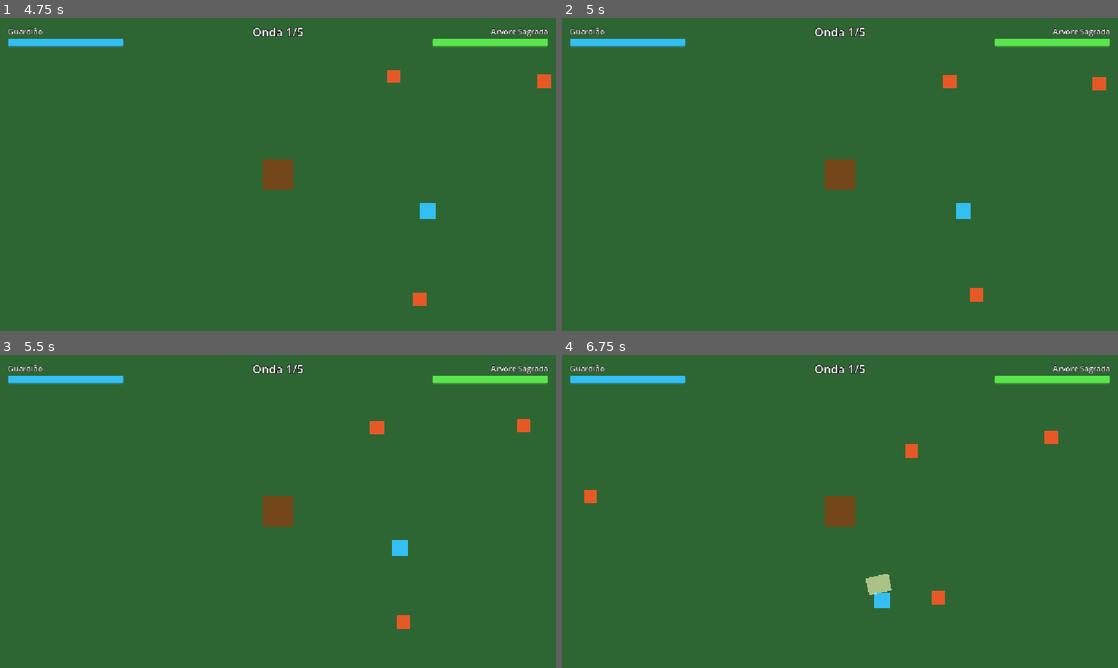
Above: before the commit, frames 1-4 (two rows, left to right).
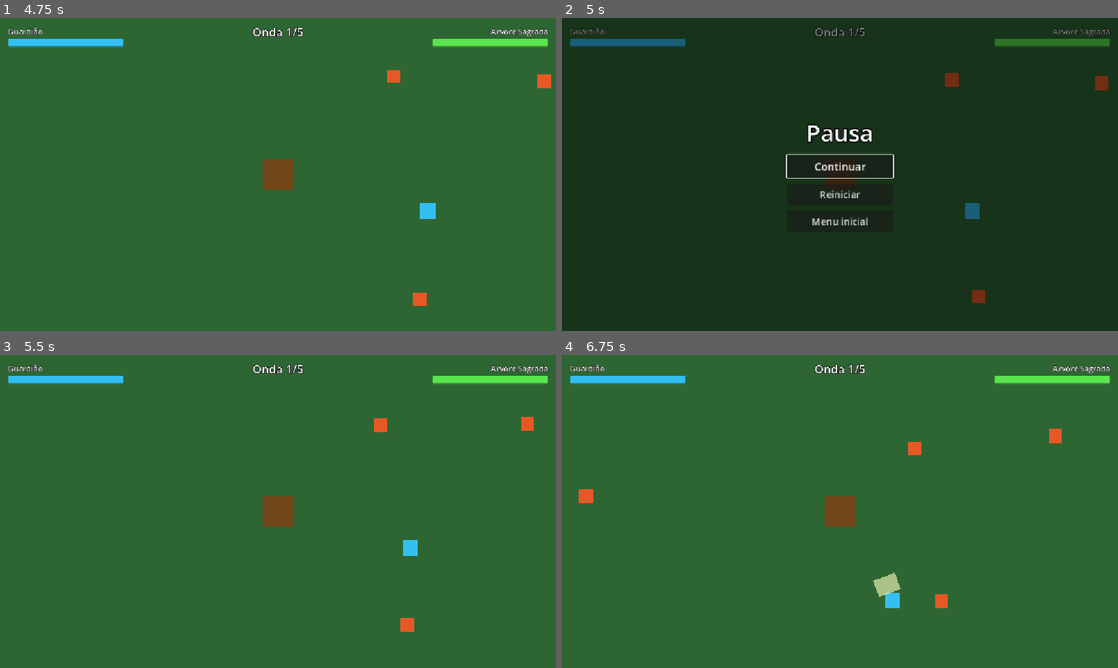
Above: after the commit, the same moments.

Repository: elian-sss/sentinela
Game: Godot game, scene res://cenas/telas/TelaInicial.tscn
The game is run twice, just before and just after one commit, with the same random seed, the same clock (stepped at 60 frames per second) and the same inputs.
Inputs (mouse positions are in pixels of both pictures, inside the frame that each line leads up to):
- Up to frame 1 (4.75 s): click "Jogar" at 0.5 s; tap Enter at 1.25 s; move the mouse to (400, 158) at 1.27 s; hold D (mover_direita) 1.28-2.03 s; hold R (reiniciar) 1.28-2.03 s; click (400, 158) at 1.42 s; move the mouse to (166, 190) at 2.02 s; hold S (mover_baixo) 2.03-2.78 s; click (166, 190) at 2.1 s; tap R (reiniciar) at 2.3, 3.6 s; move the mouse to (333, 105) at 2.77 s; hold D (mover_direita) 2.78-3.53 s; hold R (reiniciar) 2.78-3.53 s; tap Space (dash) at 2.85 s; click (333, 105) at 2.92 s; move the mouse to (250, 237) at 3.52 s; hold W (mover_cima) 3.53-4.28 s; click (250, 237) at 3.67 s; move the mouse to (444, 221) at 4.27 s; hold A (mover_esquerda) from 4.28 s (still down); hold R (reiniciar) from 4.28 s (still down); click (444, 221) at 4.42 s
- Up to frame 2 (5 s): keep holding A (mover_esquerda); keep holding R (reiniciar); tap Escape (pausar, bound only after the commit) at 4.9 s
- Up to frame 3 (5.5 s): release A (mover_esquerda) at 5 s; release R (reiniciar) at 5 s; click (278, 502) at 5 s, where only the run after the commit has a clickable "Continuar"
- Up to frame 4 (6.75 s): move the mouse to (673, 464) at 5.77 s; hold A (mover_esquerda) 5.78-6.53 s; click (673, 464) at 5.85 s; tap R (reiniciar) at 6.05 s; move the mouse to (867, 511) at 6.52 s; hold S (mover_baixo) from 6.53 s (still down); hold R (reiniciar) from 6.53 s (still down); tap Space (dash) at 6.6 s; click (867, 511) at 6.67 s

Frame 1 is identical in both runs. In frame 2, 100% of the frame differs, in the area x 0-100%, y 0-100%; in frame 3, 0.4%; in frame 4, 0.7%.

Commit message:
Adiciona pausa com Esc e botões Continuar, Reiniciar e Menu inicial

Diff:
--- a/cenas/arena/Arena.tscn
+++ b/cenas/arena/Arena.tscn
@@ -6,6 +6,7 @@
 [ext_resource type="Script" uid="uid://du82jsmy3j8s1" path="res://cenas/jogo/gerente_do_jogo.gd" id="4_gerente"]
 [ext_resource type="PackedScene" path="res://cenas/hud/HUD.tscn" id="5_hud"]
 [ext_resource type="PackedScene" path="res://cenas/telas/TelaFimDePartida.tscn" id="6_tela_fim"]
+[ext_resource type="PackedScene" path="res://cenas/telas/TelaPausa.tscn" id="7_tela_pausa"]
 
 [node name="Arena" type="Node2D" unique_id=560938052]
 
@@ -42,3 +43,5 @@
 
 [node name="TelaFimDePartida" parent="." unique_id=1592875656 node_paths=PackedStringArray("gerente_do_jogo") instance=ExtResource("6_tela_fim")]
 gerente_do_jogo = NodePath("../GerenteDoJogo")
+
+[node name="TelaPausa" parent="." instance=ExtResource("7_tela_pausa")]
--- a/cenas/heroi/golpe.gd
+++ b/cenas/heroi/golpe.gd
@@ -9,7 +9,7 @@
 func _ready() -> void:
 	body_entered.connect(_ao_tocar)
 	area_entered.connect(_ao_tocar) # o fogo é uma área, não um corpo
-	get_tree().create_timer(duracao).timeout.connect(queue_free)
+	get_tree().create_timer(duracao, false).timeout.connect(queue_free)
 
 
 func _ao_tocar(alvo: Node2D) -> void:
--- /dev/null
+++ b/cenas/telas/TelaPausa.tscn
@@ -0,0 +1,57 @@
+[gd_scene load_steps=2 format=3]
+
+[ext_resource type="Script" path="res://cenas/telas/tela_pausa.gd" id="1_tela_pausa"]
+
+[node name="TelaPausa" type="CanvasLayer"]
+process_mode = 3
+layer = 5
+script = ExtResource("1_tela_pausa")
+
+[node name="Escurecer" type="ColorRect" parent="."]
+anchors_preset = 15
+anchor_right = 1.0
+anchor_bottom = 1.0
+grow_horizontal = 2
+grow_vertical = 2
+color = Color(0, 0, 0, 0.5)
+
+[node name="Centro" type="CenterContainer" parent="."]
+anchors_preset = 15
+anchor_right = 1.0
+anchor_bottom = 1.0
+grow_horizontal = 2
+grow_vertical = 2
+mouse_filter = 2
+
+[node name="Caixa" type="VBoxContainer" parent="Centro"]
+layout_mode = 2
+theme_override_constants/separation = 12
+
+[node name="Titulo" type="Label" parent="Centro/Caixa"]
+layout_mode = 2
+theme_override_colors/font_outline_color = Color(0, 0, 0, 1)
+theme_override_constants/outline_size = 10
+theme_override_font_sizes/font_size = 48
+text = "Pausa"
+horizontal_alignment = 1
+
+[node name="BotaoContinuar" type="Button" parent="Centro/Caixa"]
+custom_minimum_size = Vector2(220, 48)
+layout_mode = 2
+size_flags_horizontal = 4
+theme_override_font_sizes/font_size = 22
+text = "Continuar"
+
+[node name="BotaoReiniciar" type="Button" parent="Centro/Caixa"]
+custom_minimum_size = Vector2(220, 44)
+layout_mode = 2
+size_flags_horizontal = 4
+theme_override_font_sizes/font_size = 20
+text = "Reiniciar"
+
+[node name="BotaoMenu" type="Button" parent="Centro/Caixa"]
+custom_minimum_size = Vector2(220, 44)
+layout_mode = 2
+size_flags_horizontal = 4
+theme_override_font_sizes/font_size = 20
+text = "Menu inicial"
--- /dev/null
+++ b/cenas/telas/tela_pausa.gd
@@ -0,0 +1,46 @@
+extends CanvasLayer
+## Pausa com Esc. Só abre se o jogo não estiver pausado por outro motivo (ex.: tela de vitória/derrota).
+
+const CENA_MENU: String = "res://cenas/telas/TelaInicial.tscn"
+
+@onready var _botao_continuar: Button = $Centro/Caixa/BotaoContinuar
+@onready var _botao_reiniciar: Button = $Centro/Caixa/BotaoReiniciar
+@onready var _botao_menu: Button = $Centro/Caixa/BotaoMenu
+
+
+func _ready() -> void:
+	hide()
+	_botao_continuar.pressed.connect(_continuar)
+	_botao_reiniciar.pressed.connect(_reiniciar)
+	_botao_menu.pressed.connect(_ir_para_menu)
+
+
+func _unhandled_input(evento: InputEvent) -> void:
+	if not evento.is_action_pressed("pausar"):
+		return
+	if visible:
+		_continuar()
+	elif not get_tree().paused:
+		_pausar()
+	get_viewport().set_input_as_handled()
+
+
+func _pausar() -> void:
+	show()
+	get_tree().paused = true
+	_botao_continuar.grab_focus()
+
+
+func _continuar() -> void:
+	hide()
+	get_tree().paused = false
+
+
+func _reiniciar() -> void:
+	get_tree().paused = false
+	get_tree().reload_current_scene()
+
+
+func _ir_para_menu() -> void:
+	get_tree().paused = false
+	get_tree().change_scene_to_file(CENA_MENU)
--- a/project.godot
+++ b/project.godot
@@ -62,6 +62,11 @@
 "events": [Object(InputEventKey,"resource_local_to_scene":false,"resource_name":"","device":-1,"window_id":0,"alt_press …(190 unchanged characters)…
 ]
 }
+pausar={
+"deadzone": 0.2,
+"events": [Object(InputEventKey,"resource_local_to_scene":false,"resource_name":"","device":-1,"window_id":0,"alt_pressed":false,"shift_pressed":false,"ctrl_pressed":false,"meta_pressed":false,"pressed":false,"keycode":0,"physical_keycode":4194305,"key_label":0,"unicode":0,"location":0,"echo":false,"script":null)
+]
+}
 
 [physics]
 
Not shown, added: cenas/telas/tela_pausa.gd.uid
